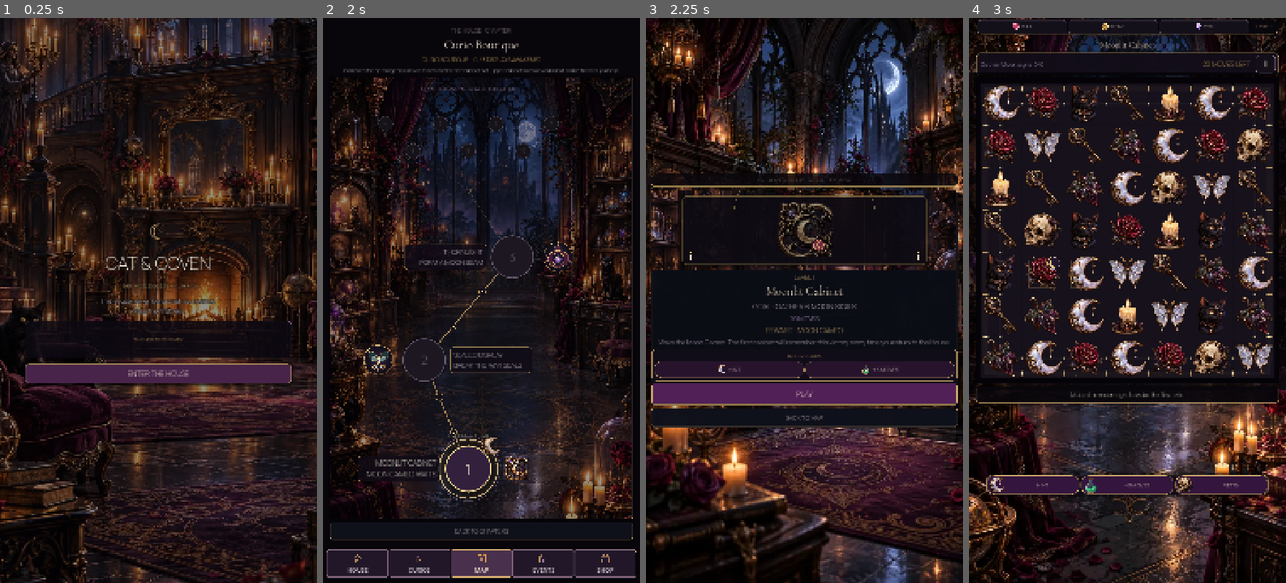
Above: before the commit, frames 1-4 (left to right).
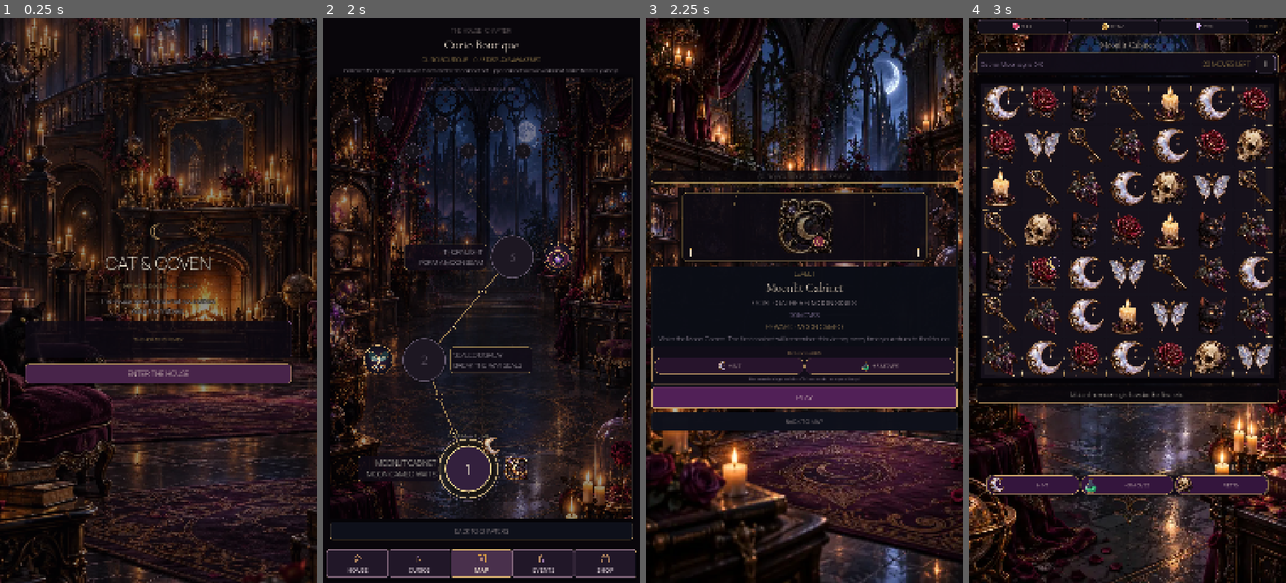
Above: after the commit, the same moments.

Repository: Jay-prodesign/akilta-match3
Game: Godot game, scene res://src/app/app_bootstrap.tscn
The game is run twice, just before and just after one commit, with the same random seed, the same clock (stepped at 60 frames per second) and the same inputs.
Inputs:
- Up to frame 1 (0.25 s): no input
- Up to frame 2 (2 s): click "ENTER THE HOUSE" at 0.5 s; click "ENTER CURIO BOUTIQUE" at 1.25 s
- Up to frame 3 (2.25 s): click "1" at 2 s
- Up to frame 4 (3 s): click "PLAY" at 2.75 s

Frames 1-2 are identical in both runs. In frame 3, 9.8% of the frame differs, in the area x 1-99%, y 27-74%; in frame 4, nothing differs.

Commit message:
Prestart: preview truthful in-level aid behavior

Diff:
--- a/src/ui/prestart/level_prestart.gd
+++ b/src/ui/prestart/level_prestart.gd
@@ -6,6 +6,9 @@
 
 const PieceAssetLoader = preload("res://src/match3/presentation/piece_asset_loader.gd")
 const ScreenArt = preload("res://src/ui/shared/screen_art_registry.gd")
+
+const AID_HINT_ART_PATH := "res://assets/pieces/moon_sigil.webp"
+const AID_MOVES_ART_PATH := "res://assets/pieces/potion.svg"
 
 @onready var level_label: Label = $Layout/Card/Content/Level
 @onready var title_label: Label = $Layout/Card/Content/Title
@@ -62,7 +65,7 @@
 		return
 	var panel := PanelContainer.new()
 	panel.name = "RitualAids"
-	panel.custom_minimum_size = Vector2(0, 102)
+	panel.custom_minimum_size = Vector2(0, 124)
 	var shell := StyleBoxFlat.new()
 	shell.bg_color = Color("#120D18", 0.94)
 	shell.border_color = Color("#D5AD70", 0.46)
@@ -91,8 +94,8 @@
 	row.add_theme_constant_override("separation", 6)
 	column.add_child(row)
 	for entry in [
-		{"label":"HINT", "art":"res://assets/pieces/moon_sigil.webp"},
-		{"label":"+3 MOVES", "art":"res://assets/pieces/potion.svg"}
+		{"label":"HINT", "art":AID_HINT_ART_PATH},
+		{"label":"+3 MOVES", "art":AID_MOVES_ART_PATH}
 	]:
 		var chip := PanelContainer.new()
 		chip.custom_minimum_size = Vector2(0, 56)
@@ -120,6 +123,20 @@
 		caption.add_theme_color_override("font_color", Color("#F4E5D3"))
 		caption.add_theme_font_size_override("font_size", 20)
 		chip_row.add_child(caption)
+	var truth := Label.new()
+	truth.name = "AidTruth"
+	truth.text = "Hint reveals a legal match · +3 Moves works once per attempt"
+	truth.horizontal_alignment = HORIZONTAL_ALIGNMENT_CENTER
+	truth.autowrap_mode = TextServer.AUTOWRAP_WORD_SMART
+	truth.add_theme_color_override("font_color", Color("#BDAFC3"))
+	truth.add_theme_font_size_override("font_size", 14)
+	column.add_child(truth)
+
+func aid_contract() -> Dictionary:
+	return {
+		"hint": {"art_path": AID_HINT_ART_PATH, "loaded": PieceAssetLoader.ornament(AID_HINT_ART_PATH) != null},
+		"plus_moves": {"art_path": AID_MOVES_ART_PATH, "loaded": PieceAssetLoader.ornament(AID_MOVES_ART_PATH) != null, "once_per_attempt": true}
+	}
 
 func _style_ritual_actions() -> void:
 	var gold := Color("#D8B56A")
